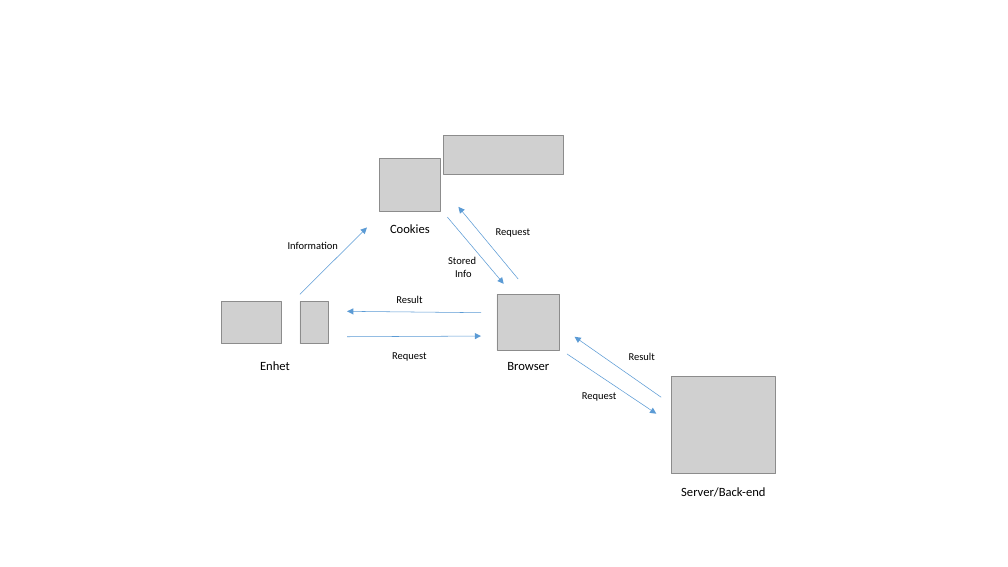
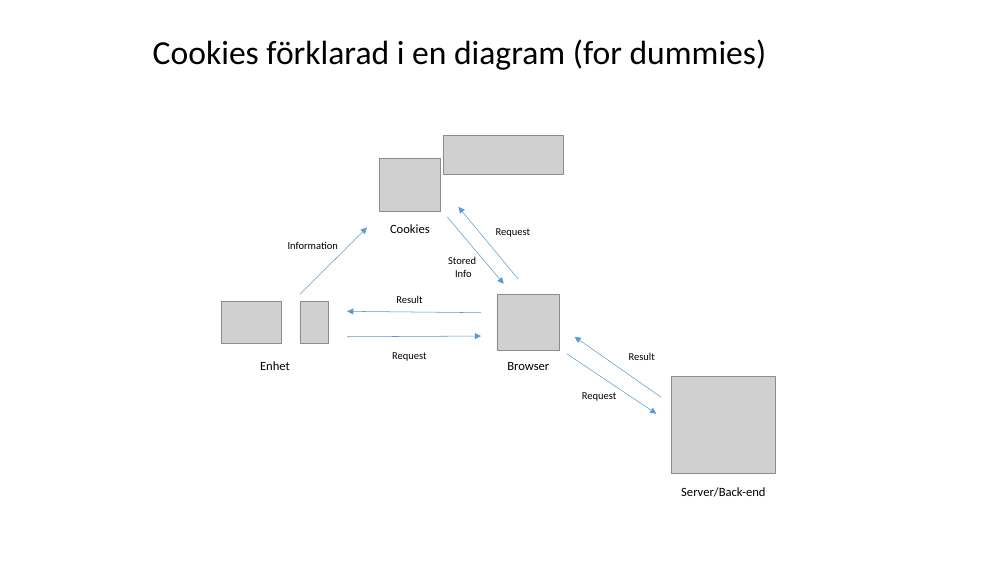
Before and after one commit to Raufchaudhry/project_netonnet, a slide deck: slide 12 of Presentation for project.pptx. Drawn at 1008x567 pixels with LibreOffice and Linux fonts; fonts in the diff are those of the drawing; grey boxes stand for pictures. Boxes give left, top, right and bottom in pixels: in the first picture for what was removed or moved away, otherwise in the second. Text is boxed around its words. In the diff, an @@ line names an element or a change of style, - is before the commit and + after.

```diff
--- a/Presentation for project.pptx
+++ b/Presentation for project.pptx
@@ text added at [153, 39, 767, 70], 32 pt, text #000000 @@
+Cookies förklarad i en diagram (for dummies)
```
Also in this commit, not shown: 5 other slides changed.
